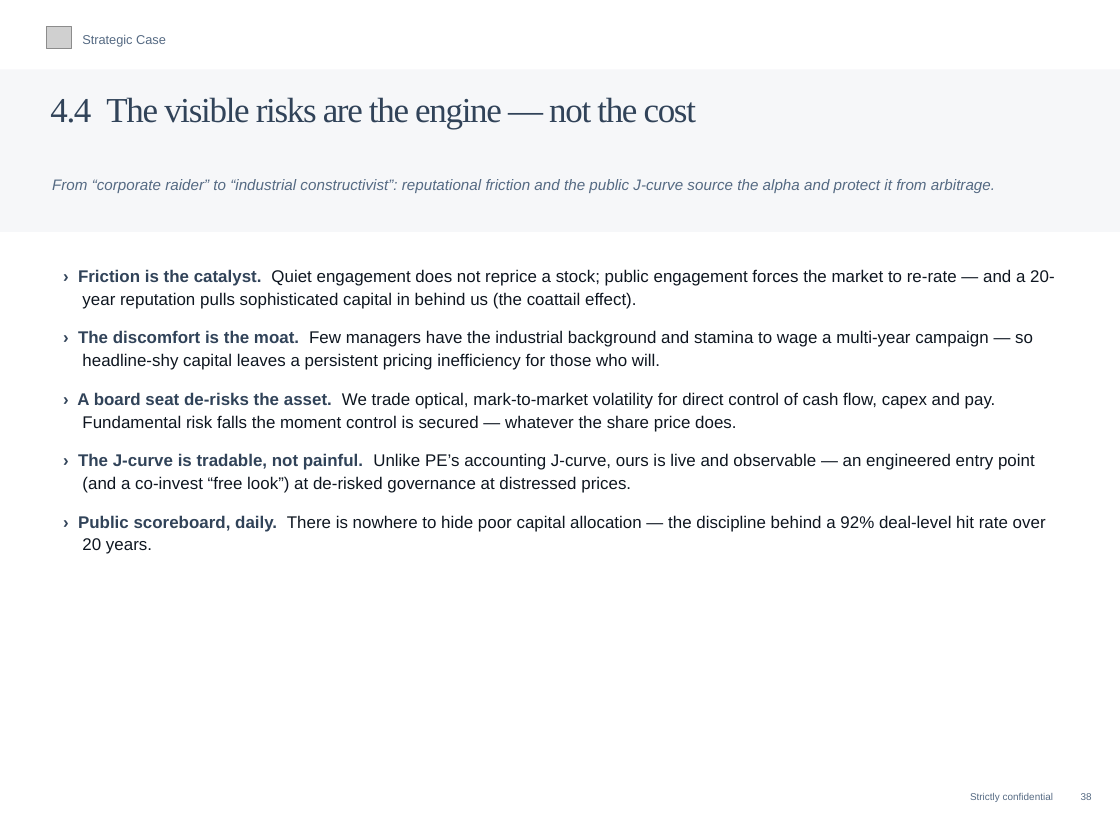
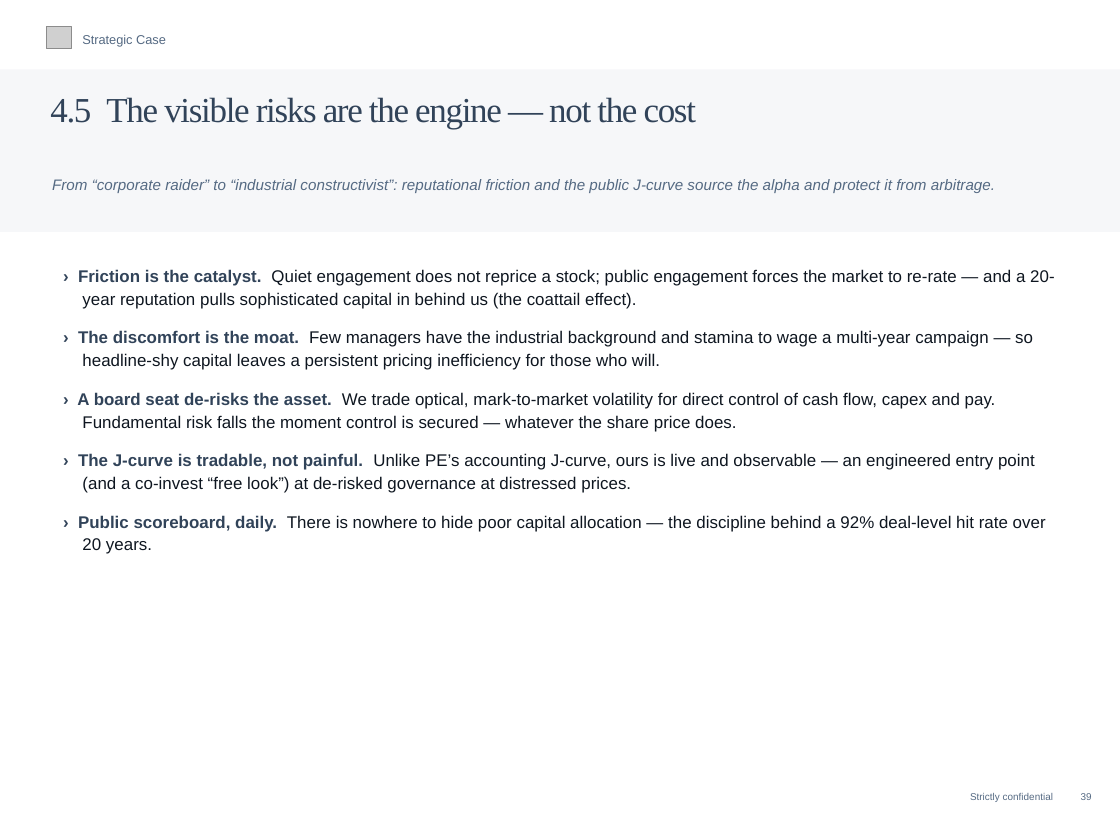
Before and after one commit to charette-lab/Claude, a slide deck: slide 42 of Athanase_Engaged_Ownership_Allocator_Deck.pptx (slide 41 before the commit). Drawn at 1120x840 pixels with LibreOffice and Linux fonts; fonts in the diff are those of the drawing; grey boxes stand for pictures. Boxes give left, top, right and bottom in pixels: in the first picture for what was removed or moved away, otherwise in the second. Text is boxed around its words. In the diff, an @@ line names an element or a change of style, - is before the commit and + after.

```diff
--- a/Athanase_Engaged_Ownership_Allocator_Deck.pptx
+++ b/Athanase_Engaged_Ownership_Allocator_Deck.pptx
@@ text at bbox=[50, 97, 696, 129]: text changed @@
-4.4 The visible risks are the engine — not the cost
+4.5 The visible risks are the engine — not the cost
```
Also in this commit, not shown: 32 other slides changed, 1 slide added, 1 other file.
